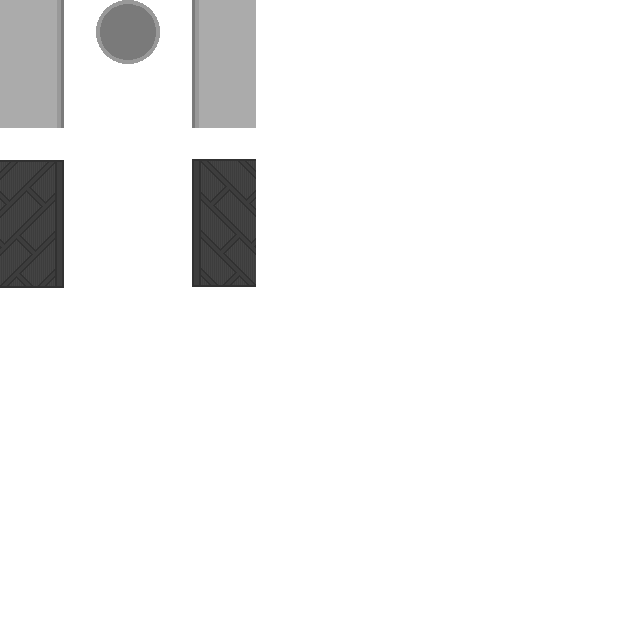
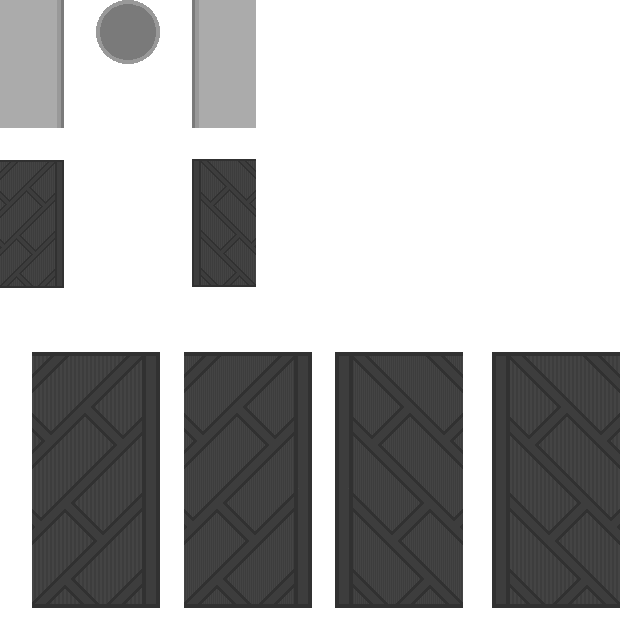
Revision of a layered (640, 640) image; what changed, layer by layer:
added layer "Layer 20" above "Layer 19" over [335,352,463,608]
renamed "Layer 17" to "Layer 19", painted on it over [32,352,620,608]
